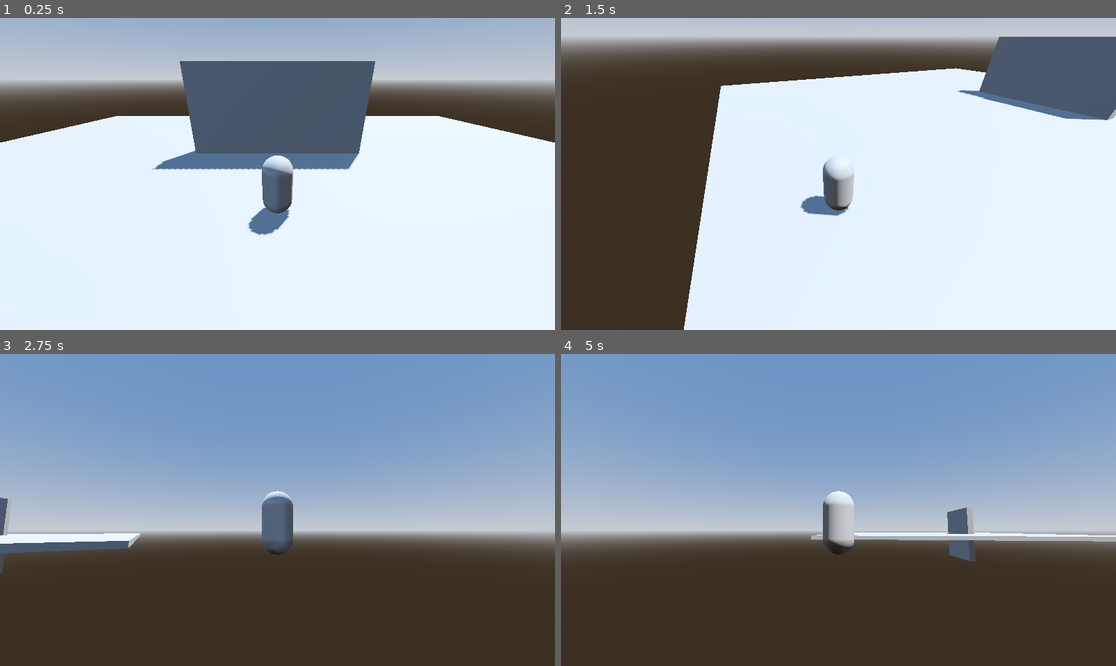
Above: before the commit, frames 1-4 (two rows, left to right).
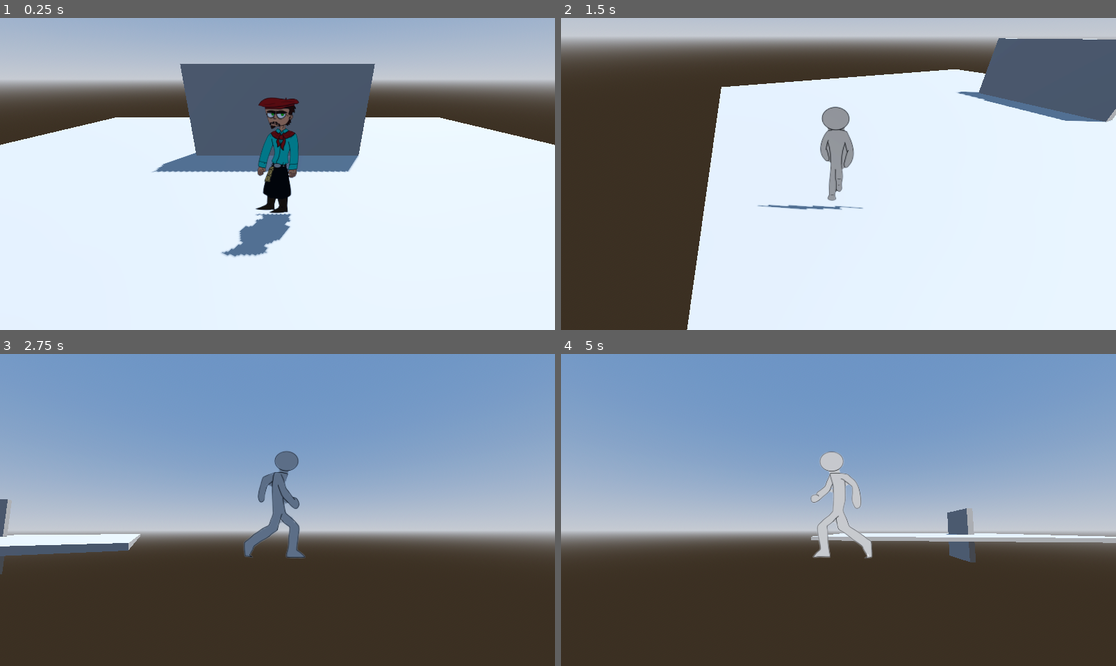
Above: after the commit, the same moments.

Repository: florenciadpp-max/umita
Game: Godot game, scene res://scenes/levels/level.tscn
Same seed, same stepped clock (60 frames per second), same inputs: the game is played once before the commit and once after it.
Inputs (mouse positions are in pixels of both pictures, inside the frame that each line leads up to):
- Up to frame 1 (0.25 s): no input
- Up to frame 2 (1.5 s): tap Enter at 0.5 s; move the mouse to (960, 158) at 0.52 s; hold D (right) 0.53-1.28 s; hold Shift (run) 0.53-1.28 s; move the mouse to (727, 189) at 1.27 s; hold S (backward) from 1.28 s (still down); tap Shift (run) at 1.35 s
- Up to frame 3 (2.75 s): move the mouse to (333, 441) at 2.02 s; release S (backward) at 2.03 s; hold D (right) from 2.03 s (still down); hold Shift (run) from 2.03 s (still down)
- Up to frame 4 (5 s): move the mouse to (810, 572) at 2.77 s; release D (right) at 2.78 s; release Shift (run) at 2.78 s; hold W (forward) 2.78-3.53 s; tap Shift (run) at 2.85, 4.35 s; move the mouse to (1005, 556) at 3.52 s; hold Shift (run) 3.53-4.28 s; hold A (left) from 3.53 s (still down); move the mouse to (672, 463) at 4.27 s

The runs differ from the first frame. In frame 1, 4.0% of the frame differs, in the area x 0-100%, y 13-77%; in frame 2, 2.8%; in frame 3, 2.0%; in frame 4, 2.1%.

Commit message:
sprites y actualizaciones del script de player

Diff:
--- a/scenes/entities/player/player.gd
+++ b/scenes/entities/player/player.gd
@@ -1,4 +1,6 @@
 extends CharacterBody3D
+
+@onready var animated_sprite: AnimatedSprite3D = $AnimatedSprite3D
 
 # Velocidad de movimiento (unidades por segundo).
 # Ajusta este valor desde el editor si querés que el personaje vaya más rápido o más lento.
@@ -21,6 +23,7 @@
 	# 'delta' es el tiempo en segundos desde la última llamada: se usa para que el
 	# movimiento sea consistente sin importar la velocidad de la máquina.
 	complex_movement(delta)
+	set_animation()
 	# Aplica la velocidad calculada al cuerpo y gestiona colisiones automáticamente.
 	move_and_slide()
 
@@ -30,7 +33,6 @@
 	# 2) Rotamos esa entrada para que esté alineada con la cámara,
 	#    así "adelante" siempre será hacia donde la cámara mira.
 	movement_input = Input.get_vector("left", "right", "forward", "backward").rotated(-camera.global_rotation.y)
-
 	# vel_2d contiene la velocidad actual en el plano horizontal (X,Z).
 	var vel_2d = Vector2(velocity.x, velocity.z)
 
@@ -67,3 +69,16 @@
 # Usamos esto para combinar la velocidad horizontal con la velocidad vertical y evitar repetir código.
 func vec2_to_vec3(v2: Vector2, y: float) -> Vector3:
 	return Vector3(v2.x, y, v2.y)
+
+func set_animation() -> void:
+	var pressing_left := Input.is_action_pressed("left")
+	var pressing_right := Input.is_action_pressed("right")
+	var pressing_backward := Input.is_action_pressed("backward")
+
+	if (pressing_left or pressing_right):
+		animated_sprite.play("sidewalk")
+		animated_sprite.flip_h = pressing_right
+	elif pressing_backward:
+		animated_sprite.play("backwalk")
+	else:
+		animated_sprite.play("idle")
--- a/scenes/entities/player/player.tscn
+++ b/scenes/entities/player/player.tscn
@@ -1,21 +1,111 @@
-[gd_scene load_steps=5 format=3 uid="uid://cae71nl5kite4"]
+[gd_scene load_steps=22 format=3 uid="uid://cae71nl5kite4"]
 
-[ext_resource type="Script" uid="uid://nkx51vix33hy" path="res://Escenas/Entidades/Player/player.gd" id="1_d13fj"]
-[ext_resource type="PackedScene" uid="uid://0x3fy45sdrep" path="res://Escenas/Entidades/Player/camera_controller.tscn" id="2_8uwdk"]
+[ext_resource type="Script" uid="uid://nkx51vix33hy" path="res://scenes/entities/player/player.gd" id="1_d13fj"]
+[ext_resource type="PackedScene" uid="uid://0x3fy45sdrep" path="res://scenes/entities/player/camera_controller.tscn" id="2_8uwdk"]
+[ext_resource type="Texture2D" uid="uid://b6wlv386mokgu" path="res://graphics/characters/frontwalk/09.png" id="2_knby6"]
+[ext_resource type="Texture2D" uid="uid://lj52gp7mtys0" path="res://graphics/characters/frontwalk/10.png" id="3_18p7g"]
+[ext_resource type="Texture2D" uid="uid://46uhgxr7xqx5" path="res://graphics/characters/frontwalk/11.png" id="4_fg2wu"]
+[ext_resource type="Texture2D" uid="uid://dsnmaads2bh7r" path="res://graphics/characters/frontwalk/12.png" id="5_7dqom"]
+[ext_resource type="Texture2D" uid="uid://cmpqweuc0eri3" path="res://graphics/characters/frontwalk/13.png" id="6_go8vc"]
+[ext_resource type="Texture2D" uid="uid://c7f7oyok2u0ty" path="res://graphics/characters/frontwalk/14.png" id="7_wghkl"]
+[ext_resource type="Texture2D" uid="uid://d0fhjkfmxquf" path="res://graphics/characters/frontwalk/15.png" id="8_yk2xr"]
+[ext_resource type="Texture2D" uid="uid://5uet0lent8f8" path="res://graphics/characters/frontwalk/16.png" id="9_vs62q"]
+[ext_resource type="Texture2D" uid="uid://bh01472qx3bqa" path="res://graphics/characters/vasco/final-0032.png" id="10_knby6"]
+[ext_resource type="Texture2D" uid="uid://67mu8mkts851" path="res://graphics/characters/sidewalk/01.png" id="11_knby6"]
+[ext_resource type="Texture2D" uid="uid://k6s1m7sy3vr5" path="res://graphics/characters/sidewalk/02.png" id="12_18p7g"]
+[ext_resource type="Texture2D" uid="uid://bvgfu3knx7u31" path="res://graphics/characters/sidewalk/03.png" id="13_fg2wu"]
+[ext_resource type="Texture2D" uid="uid://fypk4a4pgk23" path="res://graphics/characters/sidewalk/04.png" id="14_7dqom"]
+[ext_resource type="Texture2D" uid="uid://c60gkh6hhig8i" path="res://graphics/characters/sidewalk/05.png" id="15_go8vc"]
+[ext_resource type="Texture2D" uid="uid://35kty4uuqfg3" path="res://graphics/characters/sidewalk/06.png" id="16_wghkl"]
+[ext_resource type="Texture2D" uid="uid://bg2d141ohxi13" path="res://graphics/characters/sidewalk/07.png" id="17_yk2xr"]
+[ext_resource type="Texture2D" uid="uid://doh75wtr0k70k" path="res://graphics/characters/sidewalk/08.png" id="18_vs62q"]
 
-[sub_resource type="CapsuleMesh" id="CapsuleMesh_hbf05"]
+[sub_resource type="SpriteFrames" id="SpriteFrames_58kc7"]
+animations = [{
+"frames": [{
+"duration": 1.0,
+"texture": ExtResource("2_knby6")
+}, {
+"duration": 1.0,
+"texture": ExtResource("3_18p7g")
+}, {
+"duration": 1.0,
+"texture": ExtResource("4_fg2wu")
+}, {
+"duration": 1.0,
+"texture": ExtResource("5_7dqom")
+}, {
+"duration": 1.0,
+"texture": ExtResource("6_go8vc")
+}, {
+"duration": 1.0,
+"texture": ExtResource("7_wghkl")
+}, {
+"duration": 1.0,
+"texture": ExtResource("8_yk2xr")
+}, {
+"duration": 1.0,
+"texture": ExtResource("9_vs62q")
+}],
+"loop": true,
+"name": &"backwalk",
+"speed": 5.0
+}, {
+"frames": [{
+"duration": 1.0,
+"texture": ExtResource("10_knby6")
+}],
+"loop": true,
+"name": &"idle",
+"speed": 5.0
+}, {
+"frames": [{
+"duration": 1.0,
+"texture": ExtResource("16_wghkl")
+}, {
+"duration": 1.0,
+"texture": ExtResource("15_go8vc")
+}, {
+"duration": 1.0,
+"texture": ExtResource("14_7dqom")
+}, {
+"duration": 1.0,
+"texture": ExtResource("13_fg2wu")
+}, {
+"duration": 1.0,
+"texture": ExtResource("12_18p7g")
+}, {
+"duration": 1.0,
+"texture": ExtResource("11_knby6")
+}, {
+"duration": 1.0,
+"texture": ExtResource("18_vs62q")
+}, {
+"duration": 1.0,
+"texture": ExtResource("17_yk2xr")
+}],
+"loop": true,
+"name": &"sidewalk",
+"speed": 5.0
+}]
 
 [sub_resource type="CapsuleShape3D" id="CapsuleShape3D_ijei4"]
+height = 3.42515
 
 [node name="Player" type="CharacterBody3D"]
 script = ExtResource("1_d13fj")
 
-[node name="MeshInstance3D" type="MeshInstance3D" parent="."]
-transform = Transform3D(1, 0, 0, 0, 1, 0, 0, 0, 1, 0, 1, 0)
-mesh = SubResource("CapsuleMesh_hbf05")
+[node name="AnimatedSprite3D" type="AnimatedSprite3D" parent="."]
+transform = Transform3D(1, 0, 0, 0, 1, 0, 0, 0, 1, 0, 1.89447, 0)
+pixel_size = 0.003
+billboard = 2
+shaded = true
+alpha_cut = 2
+sprite_frames = SubResource("SpriteFrames_58kc7")
+animation = &"idle"
 
 [node name="CollisionShape3D" type="CollisionShape3D" parent="."]
-transform = Transform3D(1, 0, 0, 0, 1, 0, 0, 0, 1, 0, 1, 0)
+transform = Transform3D(1, 0, 0, 0, 1, 0, 0, 0, 1, 0, 1.56987, 0)
 shape = SubResource("CapsuleShape3D_ijei4")
 
 [node name="CameraController" parent="." instance=ExtResource("2_8uwdk")]
Binary file added: graphics/characters/frontwalk/09.png
Not shown, added: graphics/characters/frontwalk/09.png.import
Binary file added: graphics/characters/frontwalk/10.png
Not shown, added: graphics/characters/frontwalk/10.png.import
Binary file added: graphics/characters/frontwalk/11.png
Not shown, added: graphics/characters/frontwalk/11.png.import
Binary file added: graphics/characters/frontwalk/12.png
Not shown, added: graphics/characters/frontwalk/12.png.import
Binary file added: graphics/characters/frontwalk/13.png
Not shown, added: graphics/characters/frontwalk/13.png.import
Binary file added: graphics/characters/frontwalk/14.png
Not shown, added: graphics/characters/frontwalk/14.png.import
(and 31 more such lines)
